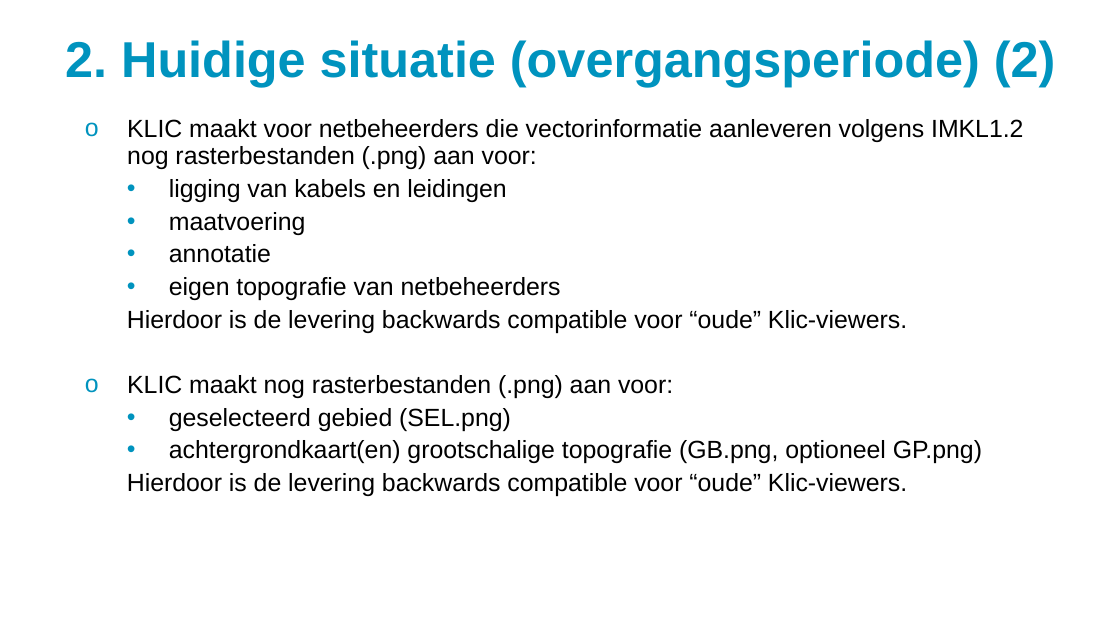
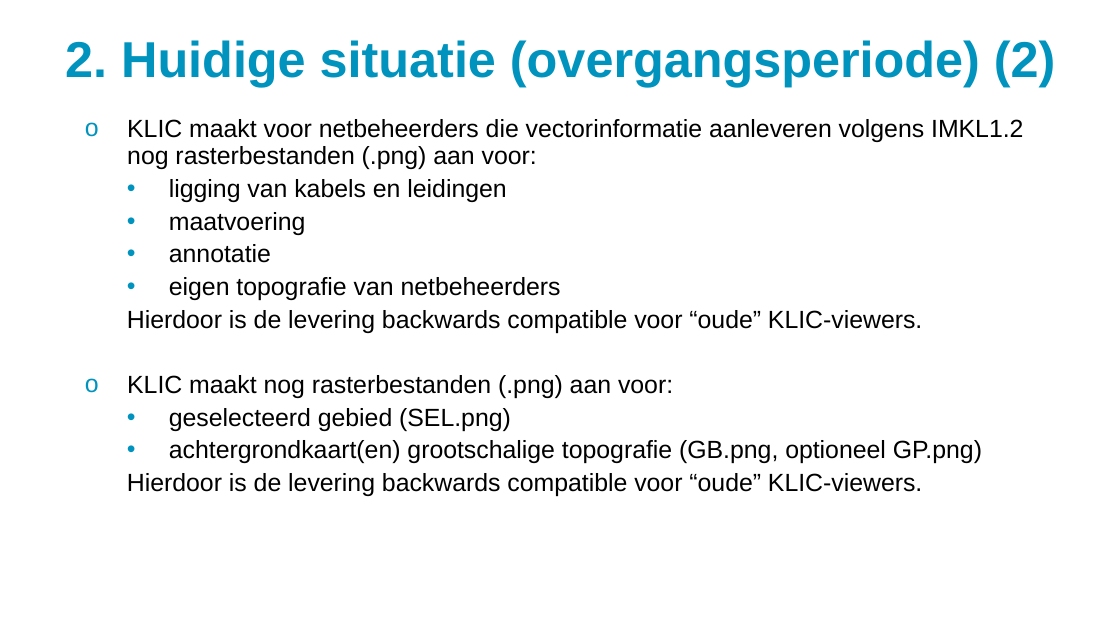
Before and after one commit to kadaster/klic-win, a slide deck: slide 5 of Uitleveren/WIBON levering - producten NA overgangsperiode.ppsx. Drawn at 1120x630 pixels with LibreOffice and Linux fonts; fonts in the diff are those of the drawing; background and template pictures are left out. Boxes give left, top, right and bottom in pixels: in the first picture for what was removed or moved away, otherwise in the second. Text is boxed around its words. In the diff, an @@ line names an element or a change of style, - is before the commit and + after.

Commit message:
einde overgangsperiode 29-02-2020

```diff
--- a/Uitleveren/WIBON levering - producten NA overgangsperiode.ppsx
+++ b/Uitleveren/WIBON levering - producten NA overgangsperiode.ppsx
@@ text at (x1=127, y1=310, x2=922, y2=333): text changed @@
-  Hierdoor is de levering backwards compatible voor “oude” Klic-viewers.
+  Hierdoor is de levering backwards compatible voor “oude” KLIC-viewers.
@@ text at (x1=127, y1=473, x2=922, y2=496): text changed @@
-  Hierdoor is de levering backwards compatible voor “oude” Klic-viewers.
+  Hierdoor is de levering backwards compatible voor “oude” KLIC-viewers.
```
Also in this commit, not shown: 11 other slides changed, 1 slide removed, 3 other files.
